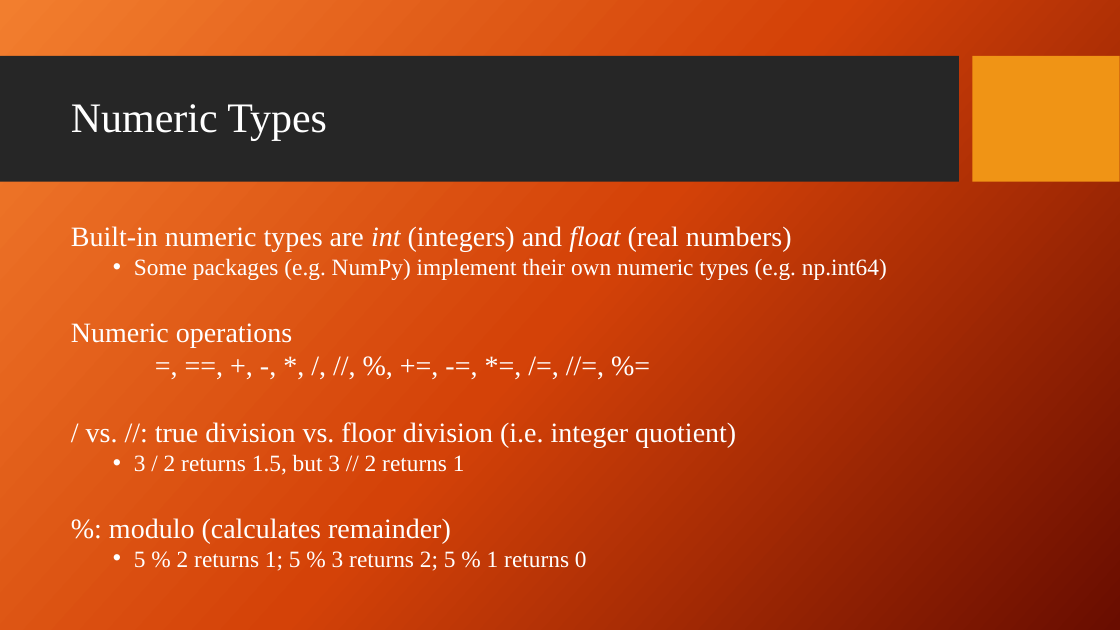
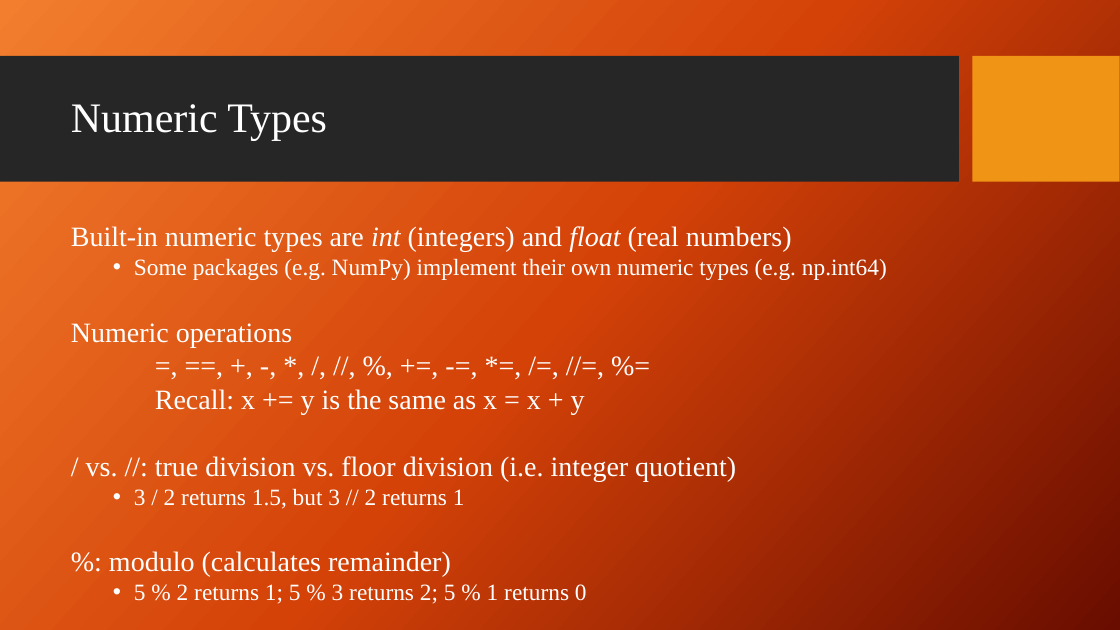
Before and after one commit to giganano/PythonBootcamp, a slide deck: slide 3 of slides/review.pptx. Drawn at 1120x630 pixels with LibreOffice and Linux fonts; fonts in the diff are those of the drawing; background and template pictures are left out. Boxes give left, top, right and bottom in pixels: in the first picture for what was removed or moved away, otherwise in the second. Text is boxed around its words. In the diff, an @@ line names an element or a change of style, - is before the commit and + after.

```diff
--- a/slides/review.pptx
+++ b/slides/review.pptx
@@ text at bbox=[155, 389, 585, 414]: paragraph added @@
+Recall: x += y is the same as x = x + y
```
Also in this commit, not shown: 6 other files.
